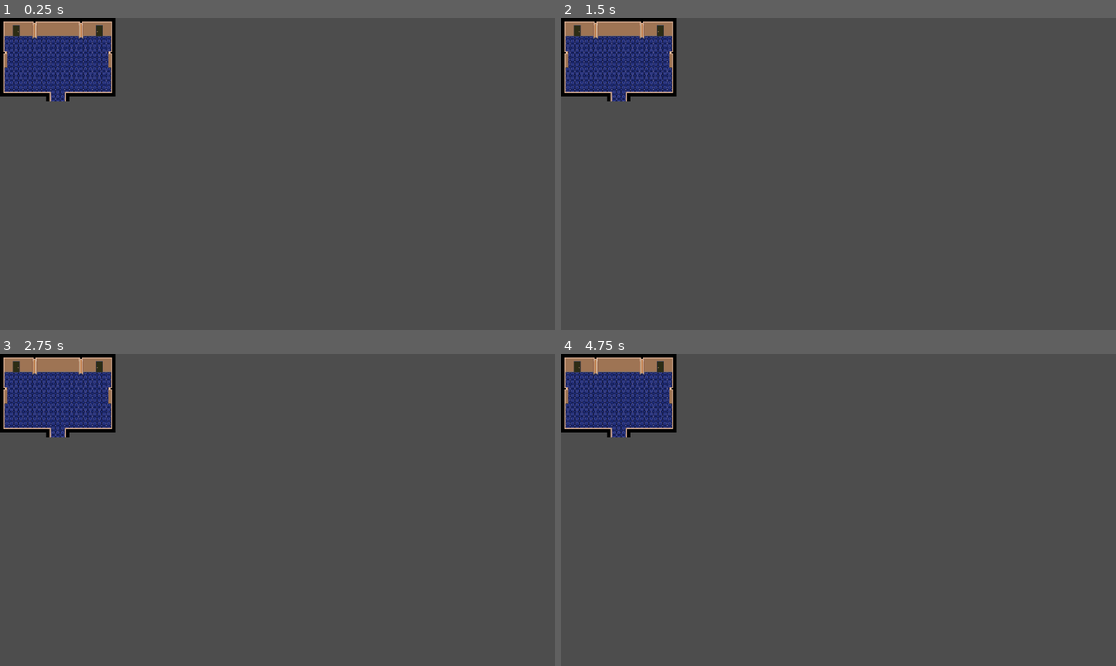
Above: before the commit, frames 1-4 (two rows, left to right).
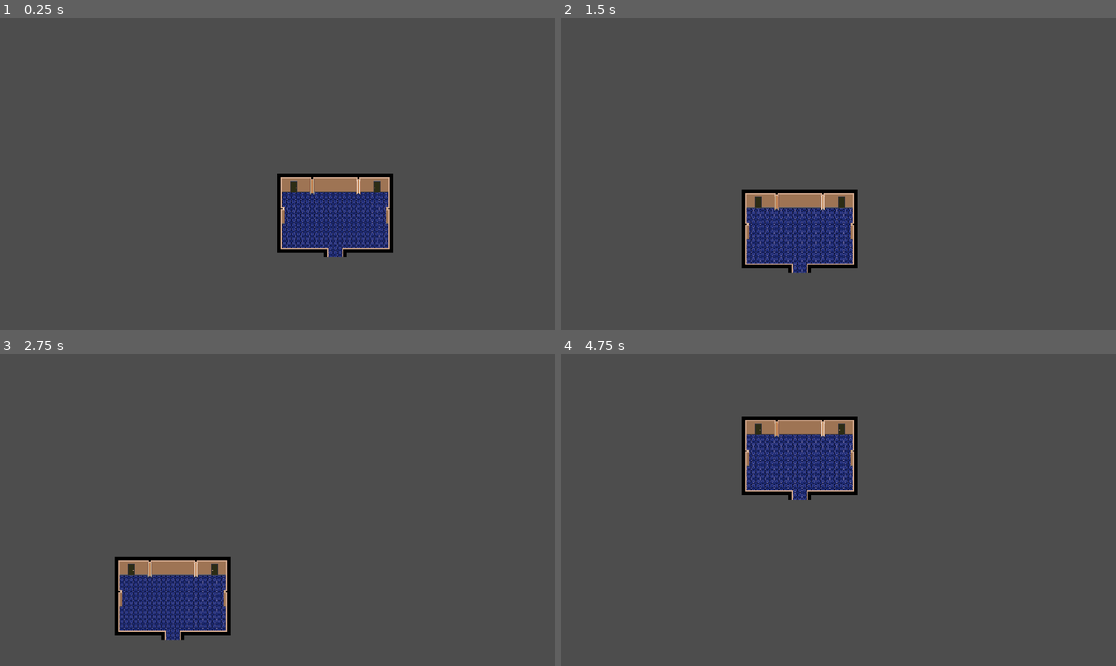
Above: after the commit, the same moments.

Repository: mittNamnStartarInteMedEtt-E/gamejam-simulator
Game: Godot game, scene res://main_game.tscn
Same seed, same stepped clock (60 frames per second), same inputs: the game is played once before the commit and once after it.
Inputs (mouse positions are in pixels of both pictures, inside the frame that each line leads up to):
- Up to frame 1 (0.25 s): no input
- Up to frame 2 (1.5 s): tap Enter at 0.5 s; move the mouse to (960, 158) at 0.52 s; hold D (move_right) 0.53-1.25 s; click (960, 158) at 0.67 s; drag from (727, 189) to (810, 236) at 1.27 s
- Up to frame 3 (2.75 s): tap Space at 2 s; move the mouse to (333, 441) at 2.02 s; hold D (move_right) from 2.03 s (still down)
- Up to frame 4 (4.75 s): release D (move_right) at 2.75 s; drag from (810, 572) to (672, 463) at 2.77 s; tap Enter at 3.5 s; move the mouse to (1005, 556) at 3.52 s; hold A (move_left) 3.53-4.25 s; drag from (672, 463) to (755, 432) at 4.27 s

The runs differ from the first frame. In frame 1, 11% of the frame differs, in the area x 0-71%, y 0-77%; in frame 2, 11%; in frame 3, 11%; in frame 4, 11%.

Commit message:
fixed bugs

Diff:
--- a/main_game.tscn
+++ b/main_game.tscn
@@ -1,5 +1,6 @@
 [gd_scene format=3 uid="uid://qcb3yrmljqu5"]
 
+[ext_resource type="PackedScene" uid="uid://doibdmgdb5ikg" path="res://player/player.tscn" id="2_ykeeq"]
 [ext_resource type="PackedScene" uid="uid://cr21p22s02ut2" path="res://maps/room1.tscn" id="2_yx7mw"]
 
 [node name="MainGame" type="Node2D" unique_id=870690611]
@@ -7,3 +8,5 @@
 [node name="Room1" parent="." unique_id=1246615646 instance=ExtResource("2_yx7mw")]
 z_index = -1
 position = Vector2(176, 272)
+
+[node name="Player" parent="." unique_id=2050569286 instance=ExtResource("2_ykeeq")]
--- a/player/test.tscn
+++ /dev/null
@@ -1,13 +0,0 @@
-[gd_scene format=3 uid="uid://2uuokh6panda"]
-
-[ext_resource type="PackedScene" uid="uid://doibdmgdb5ikg" path="res://player/player.tscn" id="1_mep1q"]
-
-[node name="Node2D" type="Node2D" unique_id=554549769]
-
-[node name="ColorRect" type="ColorRect" parent="." unique_id=2073243517]
-offset_left = 375.0
-offset_top = 219.0
-offset_right = 772.0
-offset_bottom = 361.0
-
-[node name="Player" parent="." unique_id=2050569286 instance=ExtResource("1_mep1q")]
--- a/project.godot
+++ b/project.godot
@@ -46,11 +46,6 @@
 "events": [Object(InputEventKey,"resource_local_to_scene":false,"resource_name":"","device":-1,"window_id":0,"alt_press …(192 unchanged characters)…
 ]
 }
-place_bomb={
-"deadzone": 0.2,
-"events": [Object(InputEventKey,"resource_local_to_scene":false,"resource_name":"","device":-1,"window_id":0,"alt_pressed":false,"shift_pressed":false,"ctrl_pressed":false,"meta_pressed":false,"pressed":false,"keycode":0,"physical_keycode":32,"key_label":0,"unicode":32,"location":0,"echo":false,"script":null)
-]
-}
 
 [rendering]
 
